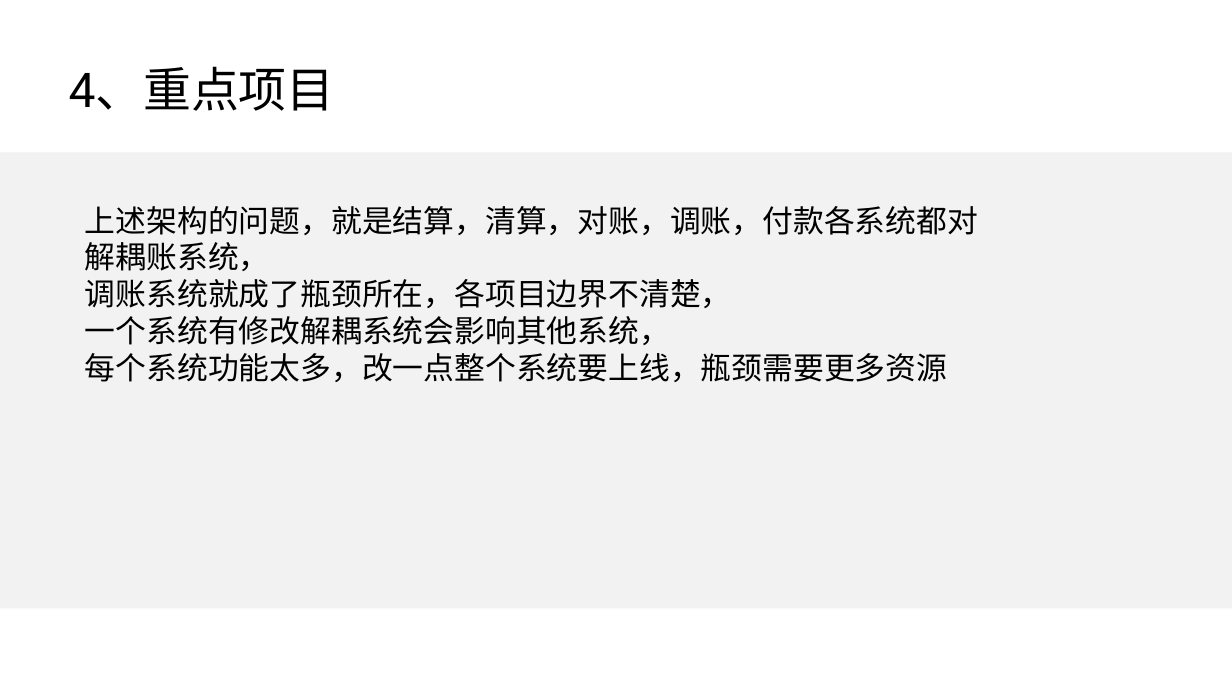
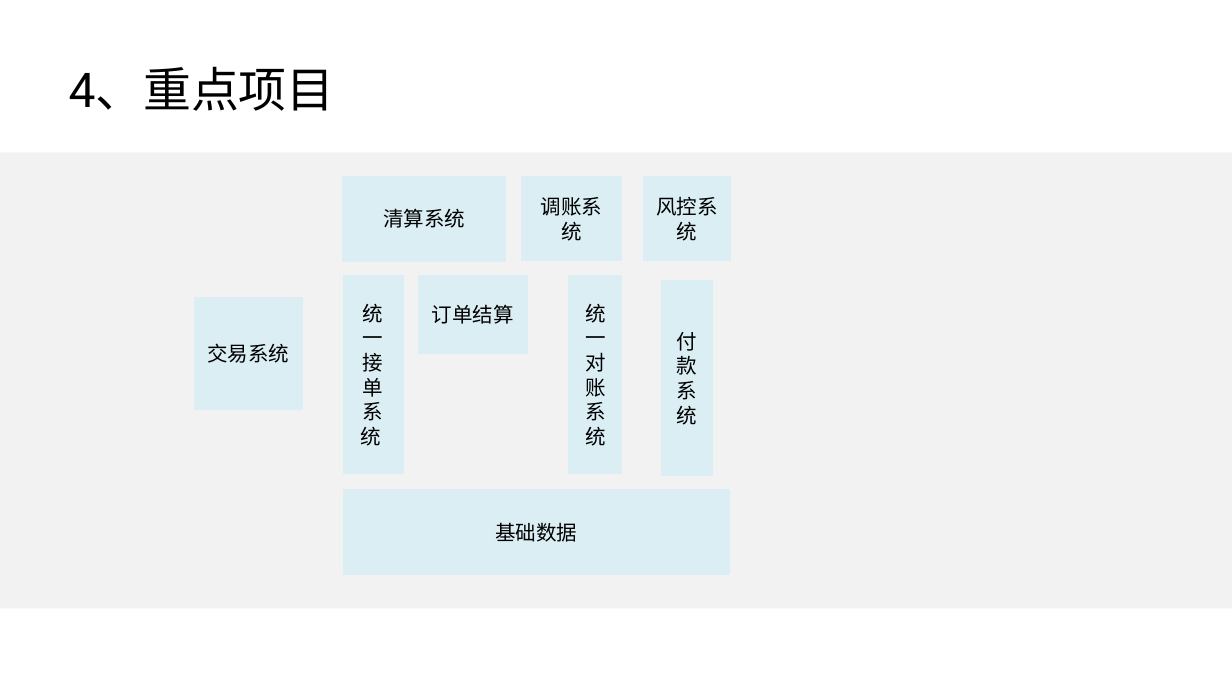
Before and after one commit to wl1990/disuser_wr, a slide deck: slide 7 of src/doc/职级评审_商城技术部.pptx. Drawn at 1232x693 pixels with LibreOffice and Linux fonts; fonts in the diff are those of the drawing; background and template pictures are left out. Boxes give left, top, right and bottom in pixels: in the first picture for what was removed or moved away, otherwise in the second. Text is boxed around its words. In the diff, an @@ line names an element or a change of style, - is before the commit and + after.

```diff
--- a/src/doc/职级评审_商城技术部.pptx
+++ b/src/doc/职级评审_商城技术部.pptx
@@ group added at [193, 176, 731, 575]: 9 rectangles @@
+基础数据
+统一接单系统
+清算系统
+订单结算
+付款系统
+交易系统
+风控系统
+统一对账系统
+调账系统
@@ text removed at [85, 206, 978, 382] @@
-上述架构的问题，就是结算，清算，对账，调账，付款各系统都对解耦账系统，
-调账系统就成了瓶颈所在，各项目边界不清楚，
-一个系统有修改解耦系统会影响其他系统，
-每个系统功能太多，改一点整个系统要上线，瓶颈需要更多资源
```
Also in this commit, not shown: 5 other slides changed.
